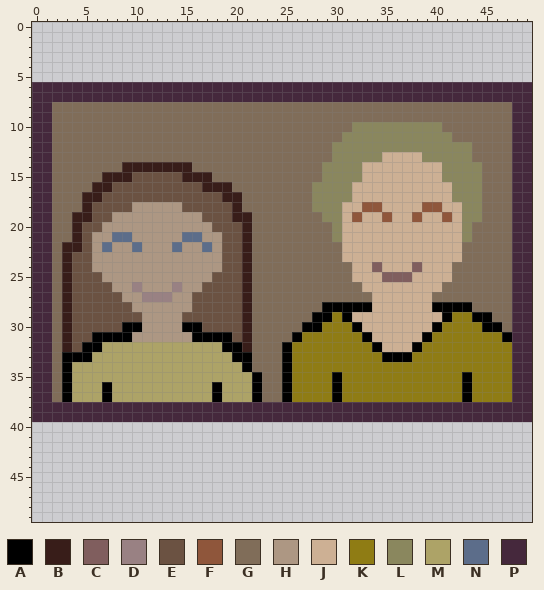
Two states of a pixel-art file, circular_game/grandpa theme/couple_photo.aseprite. Above is the file before it was changed.
50x50 pixels, 1 frame.
Palette (. is transparent): A #000000  B #381d19  C #805e5e  D #998183  E #6b5242  F #8f563b  G #806d59  H #ad9783  J #cdb094  K #8f7c14  L #8a875e  M #ada367  N #5c6d8a  P #45283c
Pixels before (only the part around the change), first column x 0:
 0 ..................................................
 1 ..................................................
 2 ..................................................
 3 ..................................................
 4 ..................................................
 5 ..................................................
 6 PPPPPPPPPPPPPPPPPPPPPPPPPPPPPPPPPPPPPPPPPPPPPPPPPP
 7 PPPPPPPPPPPPPPPPPPPPPPPPPPPPPPPPPPPPPPPPPPPPPPPPPP
 8 PPGGGGGGGGGGGGGGGGGGGGGGGGGGGGGGGGGGGGGGGGGGGGGGPP
 9 PPGGGGGGGGGGGGGGGGGGGGGGGGGGGGGGGGGGGGGGGGGGGGGGPP
10 PPGGGGGGGGGGGGGGGGGGGGGGGGGGGGGGLLLLLLLLLGGGGGGGPP
11 PPGGGGGGGGGGGGGGGGGGGGGGGGGGGGGLLLLLLLLLLLGGGGGGPP
12 PPGGGGGGGGGGGGGGGGGGGGGGGGGGGGLLLLLLLLLLLLLLGGGGPP
13 PPGGGGGGGGGGGGGGGGGGGGGGGGGGGGLLLLLJJJJLLLLLGGGGPP
14 PPGGGGGGGBBBBBBBGGGGGGGGGGGGGLLLLJJJJJJJJLLLLGGGPP
15 PPGGGGGBBBEEEEEBBBGGGGGGGGGGGLLLLJJJJJJJJLLLLGGGPP
16 PPGGGGBBEEEEEEEEEBBBGGGGGGGGLLLLJJJJJJJJJJLLLGGGPP
17 PPGGGBBEEEEEEEEEEEEBBGGGGGGGLLLLJJJJJJJJJJLLLGGGPP
18 PPGGGBEEEEHHHHHEEEEEBGGGGGGGLLLJJFFJJJJFFJJLLGGGPP
19 PPGGBBEEHHHHHHHHHEEEBBGGGGGGGLLJFJJFJJFJJFJLLGGGPP
20 PPGGBEEHHHHHHHHHHHEEEBGGGGGGGGLJJJJJJJJJJJJLGGGGPP
21 PPGGBEHHNNHHHHHNNHHEEBGGGGGGGGLJJJJJJJJJJJJLGGGGPP
22 PPGBBEHNHHNHHHNHHNHEEBGGGGGGGGGJJJJJJJJJJJJGGGGGPP
23 PPGBEEHHHHHHHHHHHHHEEBGGGGGGGGGJJJJJJJJJJJJGGGGGPP
24 PPGBEEHHHHHHHHHHHHHEEBGGGGGGGGGGJJCJJJCJJJGGGGGGPP
25 PPGBEEEHHHHHHHHHHHEEEBGGGGGGGGGGJJJCCCJJJJGGGGGGPP
26 PPGBEEEEHHDHHHDHHEEEEBGGGGGGGGGGGJJJJJJJJGGGGGGGPP
27 PPGBEEEEEHHDDDHHEEEEEBGGGGGGGGGGGGJJJJJJGGGGGGGGPP
28 PPGBEEEEEEHHHHHHEEEEEBGGGGGGGAAAAAJJJJJJAAAAGGGGPP
29 PPGBEEEEEEEHHHHEEEEEEBGGGGGGAAKAJJJJJJJJJAKKAAGGPP
30 PPGBEEEEEAAHHHHAAEEEEBGGGGGAAKKKAJJJJJJJAKKKKAAGPP
31 PPGBEEAAAAHHHHHHAAAAEBGGGGAKKKKKKAJJJJJAKKKKKKKAPP
32 PPGBEAAMMMMMMMMMMMMAABGGGAKKKKKKKKAJJJAKKKKKKKKKPP
33 PPGAAAMMMMMMMMMMMMMMAAGGGAKKKKKKKKKAAAKKKKKKKKKKPP
34 PPGAMMMMMMMMMMMMMMMMMAGGGAKKKKKKKKKKKKKKKKKKKKKKPP
35 PPGAMMMMMMMMMMMMMMMMMMAGGAKKKKAKKKKKKKKKKKKAKKKKPP
36 PPGAMMMAMMMMMMMMMMAMMMAGGAKKKKAKKKKKKKKKKKKAKKKKPP
37 PPGAMMMAMMMMMMMMMMAMMMAGGAKKKKAKKKKKKKKKKKKAKKKKPP
38 PPPPPPPPPPPPPPPPPPPPPPPPPPPPPPPPPPPPPPPPPPPPPPPPPP
39 PPPPPPPPPPPPPPPPPPPPPPPPPPPPPPPPPPPPPPPPPPPPPPPPPP
40 ..................................................
41 ..................................................
42 ..................................................
43 ..................................................
44 ..................................................
45 ..................................................
46 ..................................................
47 ..................................................
48 ..................................................
49 ..................................................
The result:
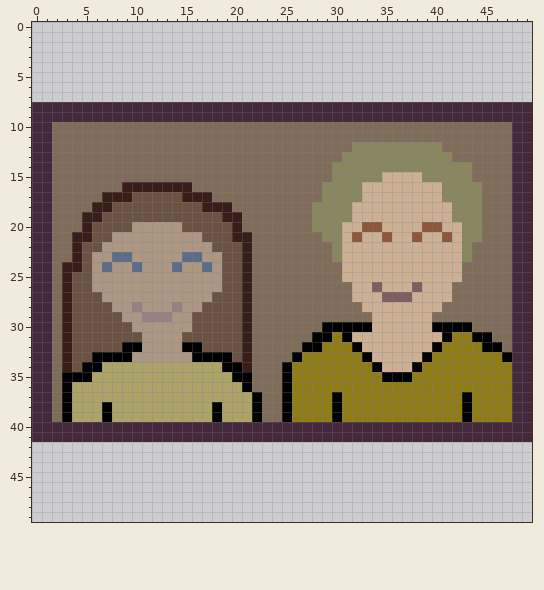
The edit:
Changed rows in their new state; - is an unchanged pixel.
first column x 0:
 6 ..................................................
 7 ..................................................
 8 --PPPPPPPPPPPPPPPPPPPPPPPPPPPPPPPPPPPPPPPPPPPPPP--
 9 --PPPPPPPPPPPPPPPPPPPPPPPPPPPPPPPPPPPPPPPPPPPPPP--
10 --------------------------------GGGGGGGGG---------
11 -------------------------------GGGGGGGGGGG--------
12 ------------------------------GG---------GGG------
13 ------------------------------G----LLLL---GG------
14 ---------GGGGGGG-------------G---LLLLLLLL---G-----
15 -------GGGGGGGGGGG-----------G---LL----LL---G-----
16 ------GGGBBBBBBBGGGG--------G---L--------L--------
17 -----GGBBB-----BBBGGG-------G---L--------L--------
18 -----GBB--EEEEE--BBBG----------L-JJ----JJ-L-------
19 ----G-B-EEEEEEEEE--B-G------L--LJ--J--J--JL-------
20 ----GB-EEE-----EEE--BG------LL---FF----FF---L-----
21 -----BEEHH-----HHEE-B--------L--F--F--F--F--L-----
22 ---G--EH--H---H--HE-----------L------------L------
23 ---GB---NN-----NN-------------L------------L------
24 ----B--N--N---N--N-------------J--J---J---J-------
25 ------H-----------H------------J---JJJ----J-------
26 ------HH--H---H--HH-------------J-C---C--J--------
27 -------HH--HHH--HH--------------JJ-CCC--JJ--------
28 --------HHD---D-H------------GGGGJ------JGGG------
29 ---------HHDDD-H------------GGGGGG------GGGGGG----
30 ---------EH----HE----------GGAAA-A-------AAAGGG---
31 ------EEEEE----EEEEE------GGAA-AJJ-----JJA--AAGG--
32 -----EEEEAAHHHHAAEEEE----GGAA---AJJ---JJA----AAG--
33 ---BEEAAAAHHHHHHAAAAEB---GA------AJJJJJA-------A--
34 ---BEAA------------AAB------------AJJJA-----------
35 ----AA--------------AAG-------K----AAA-----K------
36 -------M----------M--AG-------K------------K------
37 -------M----------M-------------------------------
38 --GAMMMAMMMMMMMMMMAMMMAGGAKKKKAKKKKKKKKKKKKAKKKK--
39 --GAMMMAMMMMMMMMMMAMMMAGGAKKKKAKKKKKKKKKKKKAKKKK--
40 PPPPPPPPPPPPPPPPPPPPPPPPPPPPPPPPPPPPPPPPPPPPPPPPPP
41 PPPPPPPPPPPPPPPPPPPPPPPPPPPPPPPPPPPPPPPPPPPPPPPPPP
